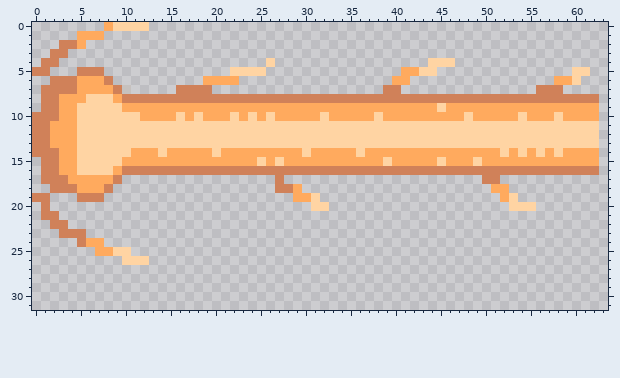
A pixel-art sprite gets an edit: model/map/textures/enemy/eyeball/laser_left.png. This is how it looked before the edit.
The file is 64x32 pixels. Colours within 5 levels of each other are drawn and written as one. The old version is drawn lined up with the new one.
New version:
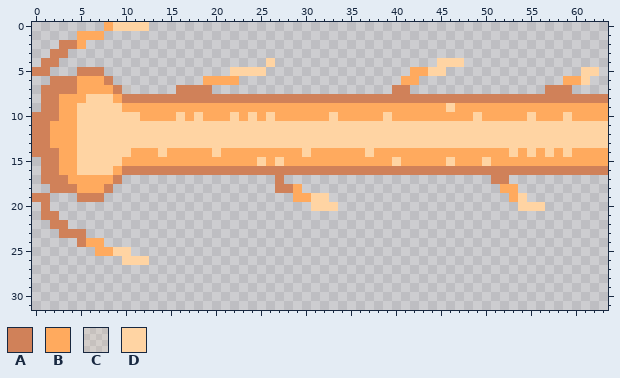
Palette (. is transparent): A #d08159  B #ffaa5e  C #ffd8a221  D #ffd4a3
Log entry: textures: zombie updated,eyeball midle laser added
Changes in this commit:
whole drawing moved by +0,-2 (the old picture is shown already moved)
y 4: x 44 D -> .; x 47 . -> D
y 5: x 41 B -> .; x 43 D -> B; x 45 . -> D; x 60 D -> .; x 62 . -> D
y 6: x 40 B -> .; x 42 . -> B; x 58 B -> .; x 60..61 D. -> BD
y 7: x 39 A -> .; x 41 . -> A; x 56 A -> .; x 59 . -> A
y 8: x 63 . -> A
y 9: x 45..46 DB -> BD; x 63 . -> B
y 10: x 32..33 DB -> BD; x 38..39 DB -> BD; x 48..49 DB -> BD; x 54..55 DB -> BD; x 58..59 DB -> BD; x 63 . -> B
y 11..13: x 63 . -> D
y 14: x 36..37 DB -> BD; x 52..59 DBDBDBDB -> BDBDBDBD; x 63 . -> B
y 15: x 39..40 DB -> BD; x 45..46 DB -> BD; x 49..50 DB -> BD; x 63 . -> B
y 16: x 63 . -> A
y 17: x 50 A -> .; x 52 . -> A
y 18: x 51 B -> .; x 53 . -> B
y 19: x 32 . -> D; x 52..54 BD. -> .BD
y 20: x 33 . -> D; x 53 D -> .; x 56 . -> D
Boxes around the changes in both pictures, in picture pixels (x1, y1, x2, y2):
changed: (320, 58, 608, 211)
